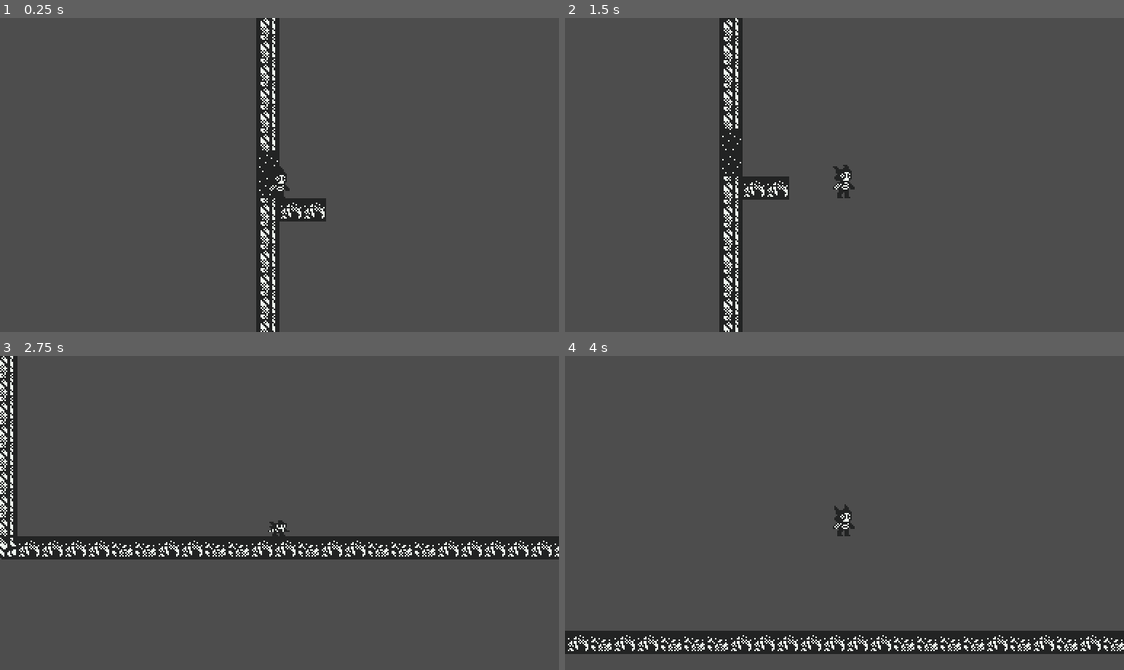
Above: before the commit, frames 1-4 (two rows, left to right).
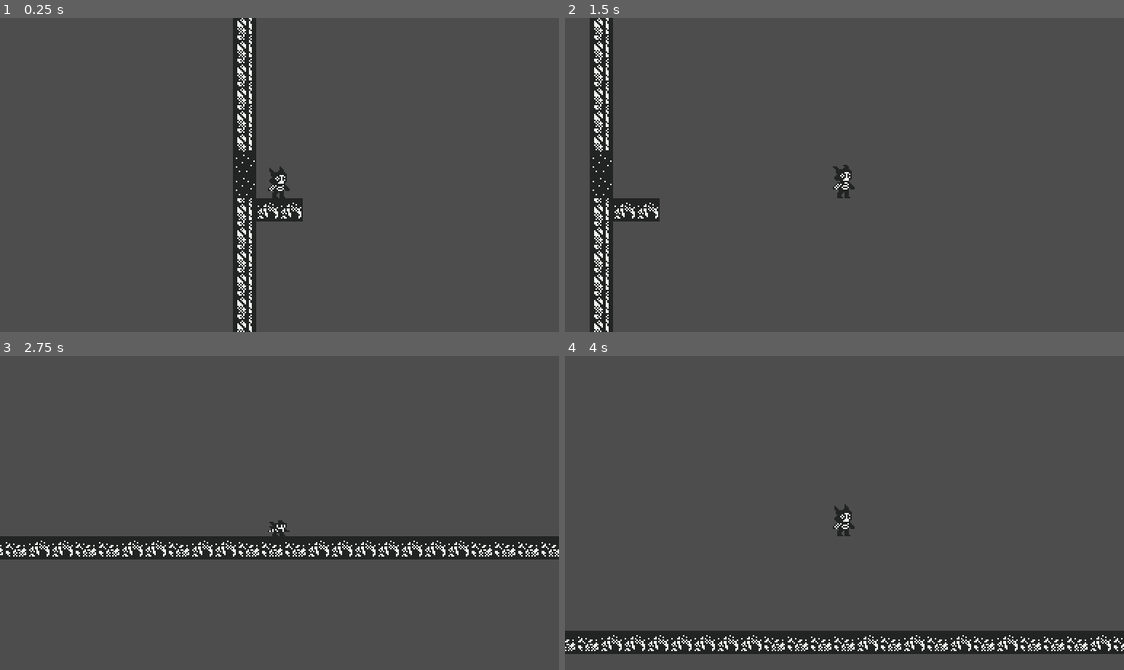
Above: after the commit, the same moments.

Repository: SpeedOfSmell/cryptid-caper
Game: Godot game, scene res://assets/game/game_manager.tscn
The game is run twice, just before and just after one commit, with the same random seed, the same clock (stepped at 60 frames per second) and the same inputs.
Inputs:
- Up to frame 1 (0.25 s): no input
- Up to frame 2 (1.5 s): tap Enter at 0.5 s; hold S (duck) 0.53-1.28 s; hold D (walk_right) from 0.53 s (still down); tap Space (jump) at 0.77 s; tap S (duck) at 1.35 s
- Up to frame 3 (2.75 s): tap Space (jump) at 1.52 s; release D (walk_right) at 2.03 s; hold A (walk_left) from 2.03 s (still down); hold S (duck) from 2.03 s (still down)
- Up to frame 4 (4 s): tap Space (jump) at 2.75, 3.02, 3.77 s; release A (walk_left) at 2.78 s; release S (duck) at 2.78 s; hold D (walk_right) from 2.78 s (still down); tap S (duck) at 2.85 s; hold S (duck) from 3.53 s (still down)

The runs differ from the first frame. In frame 1, 8.3% of the frame differs, in the area x 41-59%, y 0-100%; in frame 2, 9.6%, in the area x 4-41%, y 0-100%; in frame 3, 3.7%; in frame 4, 1.9%.

Commit message:
add room traversal (#6)
* add door interaction area

* add (buggy) room navigation

* fix room transition bug by having room manager own player and spawning/despawning it

Diff:
--- a/assets/game/room_manager/room.gd
+++ b/assets/game/room_manager/room.gd
@@ -1,20 +1,21 @@
 class_name Room
 extends Node2D
 
-const player_scene = preload("res://assets/game/player/player.tscn")
+signal request_room_change(room: Room, spawn_position: Vector2, source_room: Room)
 
-const CEILING_TILES: Array[Vector2i] = [Vector2i(1,0), Vector2i(2,0), Vector2i(3,0), Vector2i(4,0)]
-const FLOOR_TILES: Array[Vector2i] = [Vector2i(1,2), Vector2i(2,2), Vector2i(3,2), Vector2i(4,2)]
-const LEFTWALL_TILES: Array[Vector2i] = [Vector2i(0,1)]
-const RIGHTWALL_TILES: Array[Vector2i] = [Vector2i(5,1)]
-const LEFTCEILING_TILE: Vector2i = Vector2i(0,0)
-const RIGHTCEILING_TILE: Vector2i = Vector2i(5,0)
-const LEFTFLOOR_TILE: Vector2i = Vector2i(0,2)
-const RIGHTFLOOR_TILE: Vector2i = Vector2i(5,2)
+const ROOM_SCENE = preload("res://assets/game/room_manager/room.tscn")
+
+const CEILING_TILES: Array[Vector2i] = [Vector2i(1, 0), Vector2i(2, 0), Vector2i(3, 0), Vector2i(4, 0)]
+const FLOOR_TILES: Array[Vector2i] = [Vector2i(1, 2), Vector2i(2, 2), Vector2i(3, 2), Vector2i(4, 2)]
+const LEFTWALL_TILES: Array[Vector2i] = [Vector2i(0, 1)]
+const RIGHTWALL_TILES: Array[Vector2i] = [Vector2i(5, 1)]
+const LEFTCEILING_TILE: Vector2i = Vector2i(0, 0)
+const RIGHTCEILING_TILE: Vector2i = Vector2i(5, 0)
+const LEFTFLOOR_TILE: Vector2i = Vector2i(0, 2)
+const RIGHTFLOOR_TILE: Vector2i = Vector2i(5, 2)
 const DOOR_TILE: Vector2i = Vector2i(4, 1)
 
 const TILEMAP_SOURCE_ID = 0
-
 
 var tilemap: TileMapLayer
 
@@ -24,31 +25,32 @@
 var room_height: int
 # Size of tiles in pixels
 var tile_size: Vector2i
+var room_id := -1
+
+# Y tile coordinate of bottom tile of entry door
+var entry_door_y: int
+# Tile coordinates of bottom tile of exit doors
+var exit_door_positions: Array[Vector2i] = []
 
 var previous_room: Room
-var next_room: Array[Room]
+var previous_exit_door_index := -1
+var next_rooms: Array[Room] = []
+var transition_requested := false
+var entry_settle_physics_frames := 0
 
-func generate(prev_room: Room):
+func generate(prev_room: Room, source_exit_door: int = -1) -> void:
 	room_width = 64
 	room_height = 32
+	previous_room = prev_room
+	previous_exit_door_index = source_exit_door
 
 	tilemap = $TileMapLayer
 	tile_size = tilemap.tile_set.tile_size
 
 	generate_walls()
-	var entry_door_pos:Vector2i = generate_doors()
-	spawn_player(entry_door_pos)
+	generate_doors()
 
-# Called when the node enters the scene tree for the first time.
-func _ready():
-	pass # Replace with function body.
-
-
-# Called every frame. 'delta' is the elapsed time since the previous frame.
-func _process(delta):
-	pass
-
-func generate_walls():
+func generate_walls() -> void:
 	# Create ceiling/floor
 	for x in range(1, room_width - 1):
 		tilemap.set_cell(Vector2i(x, 0), TILEMAP_SOURCE_ID, CEILING_TILES.pick_random())
@@ -60,41 +62,105 @@
 		tilemap.set_cell(Vector2i(room_width - 1, y), TILEMAP_SOURCE_ID, RIGHTWALL_TILES.pick_random())
 
 	# Create corners
-	tilemap.set_cell(Vector2i(0,0), TILEMAP_SOURCE_ID, LEFTCEILING_TILE)
+	tilemap.set_cell(Vector2i(0, 0), TILEMAP_SOURCE_ID, LEFTCEILING_TILE)
 	tilemap.set_cell(Vector2i(room_width - 1, 0), TILEMAP_SOURCE_ID, RIGHTCEILING_TILE)
 	tilemap.set_cell(Vector2i(0, room_height - 1), TILEMAP_SOURCE_ID, LEFTFLOOR_TILE)
 	tilemap.set_cell(Vector2i(room_width - 1, room_height - 1), TILEMAP_SOURCE_ID, RIGHTFLOOR_TILE)
 
-# Returns bottom of entry door in tile coordinates
-func generate_doors() -> Vector2i:
+func generate_doors() -> void:
 	# Bottom tile of the entry door will be in the center of the height of the room +/- 10% of the total room height
-	var entry_door_y = room_height / 2 + randi_range(-int(room_height * .10), int(room_height * .10))
+	entry_door_y = room_height / 2 + randi_range(-int(room_height * 0.10), int(room_height * 0.10))
 	tilemap.set_cell(Vector2i(0, entry_door_y), TILEMAP_SOURCE_ID, DOOR_TILE)
 	tilemap.set_cell(Vector2i(0, entry_door_y - 1), TILEMAP_SOURCE_ID, DOOR_TILE)
+
+	var entry_door_area := generate_door_collisionbox(Vector2i(0, entry_door_y))
+	entry_door_area.body_entered.connect(door_entered.bind(-1))
+	add_child(entry_door_area)
 
 	# Entry platform
 	tilemap.set_cell(Vector2i(1, entry_door_y + 1), TILEMAP_SOURCE_ID, FLOOR_TILES.pick_random())
 	tilemap.set_cell(Vector2i(2, entry_door_y + 1), TILEMAP_SOURCE_ID, FLOOR_TILES.pick_random())
 
-	var exit_doors_num = randi_range(1, 2)
-	for i in exit_doors_num:
+	var exit_doors_num := randi_range(1, 2)
+	for i in range(exit_doors_num):
 		# Divide the full room into equal portions for each door
-		var exit_door_range = room_height / exit_doors_num
+		var exit_door_range := room_height / exit_doors_num
 		# Bottom tile of each exit door will be in the center of its relative allocated y space +/- 10% of the allocated height
-		var exit_door_relative_y = exit_door_range / 2 + randi_range(-int(exit_door_range * .10), int(exit_door_range * .10))
+		var exit_door_relative_y := exit_door_range / 2 + randi_range(-int(exit_door_range * 0.10), int(exit_door_range * 0.10))
 		# Move the exit door down the appropriate number of relative heights
-		var exit_door_y = exit_door_relative_y + (exit_door_range * i)
+		var exit_door_y: int = exit_door_relative_y + (exit_door_range * i)
+
+		exit_door_positions.append(Vector2i(room_width - 1, exit_door_y))
 
 		tilemap.set_cell(Vector2i(room_width - 1, exit_door_y), TILEMAP_SOURCE_ID, DOOR_TILE)
 		tilemap.set_cell(Vector2i(room_width - 1, exit_door_y - 1), TILEMAP_SOURCE_ID, DOOR_TILE)
+
+		var exit_door_area := generate_door_collisionbox(Vector2i(room_width - 1, exit_door_y))
+		exit_door_area.body_entered.connect(door_entered.bind(i))
+		add_child(exit_door_area)
 
 		# Exit platform
 		tilemap.set_cell(Vector2i(room_width - 2, exit_door_y + 1), TILEMAP_SOURCE_ID, FLOOR_TILES.pick_random())
 		tilemap.set_cell(Vector2i(room_width - 3, exit_door_y + 1), TILEMAP_SOURCE_ID, FLOOR_TILES.pick_random())
 
-	return Vector2i(0, entry_door_y)
+		# Create the corresponding room only when the player first uses this exit
+		next_rooms.append(null)
 
-func spawn_player(entry_door_pos: Vector2i):
-	var player: Node2D = player_scene.instantiate()
-	player.position = Vector2i((entry_door_pos.x + 1) * tile_size.x, entry_door_pos.y * tile_size.y)
-	add_child(player)
+# door_pos is the bottom door tile in tile coordinates
+func generate_door_collisionbox(door_pos: Vector2i) -> Area2D:
+	# Create collision area exact shape and position of the door
+	var door_area := Area2D.new()
+	var door_col_shape := CollisionShape2D.new()
+	var rect_shape := RectangleShape2D.new()
+	rect_shape.size = Vector2i(tile_size.x, tile_size.y * 2)
+	door_col_shape.shape = rect_shape
+	door_area.add_child(door_col_shape)
+	door_area.position = Vector2i(door_pos.x * tile_size.x + (tile_size.x / 2), door_pos.y * tile_size.y)
+	return door_area
+
+func get_entry_spawn_position() -> Vector2:
+	# Spawn one tile to the right of the entry door on the room's left wall
+	return Vector2(2 * tile_size.x, entry_door_y * tile_size.y)
+
+func get_exit_spawn_position(door_index: int) -> Vector2:
+	if door_index < 0 or door_index >= exit_door_positions.size():
+		push_error("Room was entered from an invalid exit door index: %s" % door_index)
+		return Vector2.ZERO
+
+	var exit_door_pos := exit_door_positions[door_index]
+	# Spawn a tile to the left of the matching exit door on the right wall
+	return Vector2((exit_door_pos.x - 1) * tile_size.x, exit_door_pos.y * tile_size.y)
+
+func prepare_for_entry() -> void:
+	# Ignore stale overlap events while the physics server applies the player's new position.
+	transition_requested = true
+	entry_settle_physics_frames = 2
+
+func _physics_process(_delta: float) -> void:
+	if entry_settle_physics_frames > 0:
+		entry_settle_physics_frames -= 1
+		if entry_settle_physics_frames == 0:
+			transition_requested = false
+
+func door_entered(body: Node2D, door: int) -> void:
+	if body is not CharacterBody2D or transition_requested:
+		return
+
+	if door == -1:
+		if previous_room == null:
+			return
+		transition_requested = true
+		request_room_change.emit(previous_room, previous_room.get_exit_spawn_position(previous_exit_door_index), self)
+		return
+
+	if door < 0 or door >= next_rooms.size():
+		return
+
+	var destination_room := next_rooms[door]
+	if destination_room == null:
+		destination_room = ROOM_SCENE.instantiate()
+		destination_room.generate(self, door)
+		next_rooms[door] = destination_room
+
+	transition_requested = true
+	request_room_change.emit(destination_room, destination_room.get_entry_spawn_position(), self)
--- a/assets/game/room_manager/room_manager.gd
+++ b/assets/game/room_manager/room_manager.gd
@@ -1,23 +1,84 @@
 extends Node
 
 const ROOM_SCENE = preload("res://assets/game/room_manager/room.tscn")
+const PLAYER_SCENE = preload("res://assets/game/player/player.tscn")
 
-# The first room in the run. Acts as a linked-list, containing references to the rest of the generated rooms.
+# The first room in the run. Acts as a linked-list, containing references to the rest of the generated rooms
 var first_room: Room
 var current_room: Room
+var player: Node2D
+var player_body: CharacterBody2D
+var player_body_spawn_offset: Vector2
+var transition_pending := false
+var next_room_id := 1
 
-# Called when the node enters the scene tree for the first time.
-func _ready():
+
+func _ready() -> void:
 	first_room = generate_first_room()
 	current_room = first_room
+	_assign_room_id(first_room)
+	_connect_room(first_room)
+
+	player = PLAYER_SCENE.instantiate()
+	player_body = player.get_node("CharacterBody2D")
+	player_body_spawn_offset = player_body.position
+	place_player(first_room.get_entry_spawn_position())
 
 	add_child(first_room)
+	add_child(player)
+	print("Current room: %d" % first_room.room_id)
 
-# Called every frame. 'delta' is the elapsed time since the previous frame.
-func _process(delta):
-	pass
 
 func generate_first_room() -> Room:
-	var first_room = ROOM_SCENE.instantiate()
-	first_room.generate(null)
-	return first_room
+	var room: Room = ROOM_SCENE.instantiate()
+	room.generate(null)
+	return room
+
+
+func _connect_room(room: Room) -> void:
+	if not room.request_room_change.is_connected(change_room):
+		room.request_room_change.connect(change_room)
+
+
+func change_room(room: Room, spawn_position: Vector2, source_room: Room) -> void:
+	# Ignore late door signals from rooms that have already been detached.
+	if source_room != current_room or transition_pending or room == current_room:
+		return
+
+	_assign_room_id(room)
+	transition_pending = true
+	# Door signals arrive during physics processing, so change the scene tree after the physics query
+	_finish_room_change.call_deferred(room, spawn_position)
+
+
+func _finish_room_change(room: Room, spawn_position: Vector2) -> void:
+	if not is_instance_valid(room):
+		transition_pending = false
+		return
+
+	var previous_room := current_room
+	if current_room != null and current_room.get_parent() == self:
+		remove_child(current_room)
+
+	_connect_room(room)
+	# Rooms share world coordinates, so move the player before the destination doors become active.
+	place_player(spawn_position)
+	room.prepare_for_entry()
+	if room.get_parent() == null:
+		add_child(room)
+	current_room = room
+	print("Room %d -> Room %d" % [previous_room.room_id, current_room.room_id])
+	transition_pending = false
+
+
+func place_player(spawn_position: Vector2) -> void:
+	player.position = spawn_position
+	# CharacterBody2D moves inside the player scene's wrapper. Reset that local motion on each entry.
+	player_body.position = player_body_spawn_offset
+	player_body.velocity = Vector2.ZERO
+
+
+func _assign_room_id(room: Room) -> void:
+	if room.room_id < 0:
+		room.room_id = next_room_id
+		next_room_id += 1
